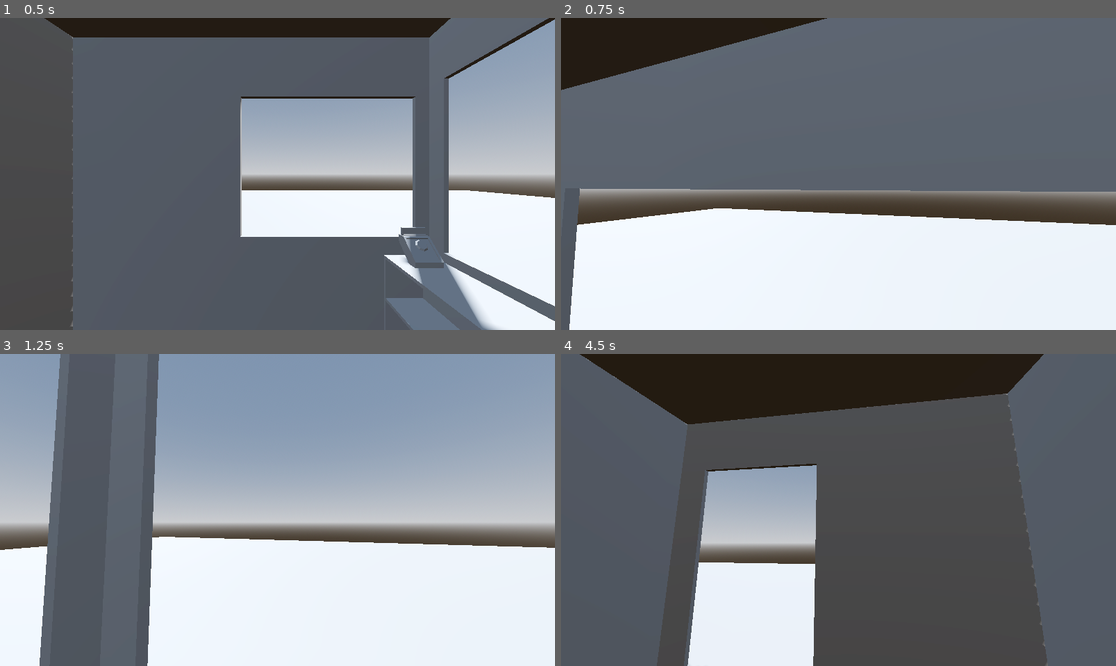
Above: before the commit, frames 1-4 (two rows, left to right).
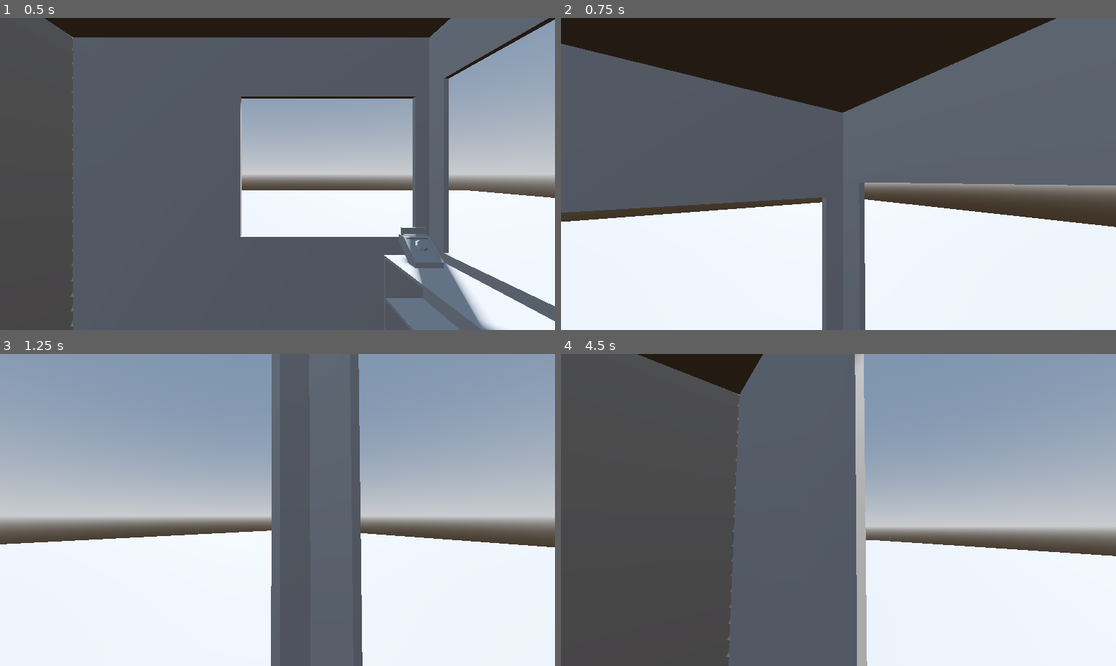
Above: after the commit, the same moments.

Repository: nidofir/ThePerfectPump
Game: Godot game, scene res://Scenes/Test3D.tscn
Same seed, same stepped clock (60 frames per second), same inputs: the game is played once before the commit and once after it. This scene is started directly instead of the project's main scene.
Inputs (mouse positions are in pixels of both pictures, inside the frame that each line leads up to):
- Up to frame 1 (0.5 s): no input
- Up to frame 2 (0.75 s): tap Enter (ui_accept) at 0.5 s; move the mouse to (866, 174) at 0.52 s; hold W (forward) from 0.53 s (still down)
- Up to frame 3 (1.25 s): keep holding W (forward); tap Enter (ui_accept) at 0.77 s
- Up to frame 4 (4.5 s): keep holding W (forward); move the mouse to (810, 510) at 1.27 s; tap Enter (ui_accept) at 1.52, 3.02, 3.77 s; move the mouse to (849, 503) at 2.02 s; move the mouse to (832, 516) at 2.77 s; move the mouse to (877, 513) at 3.52 s; move the mouse to (794, 506) at 4.27 s

Frame 1 is identical in both runs. In frame 2, 22% of the frame differs, in the area x 0-100%, y 0-100%; in frame 3, 39%; in frame 4, 74%, in the area x 3-100%, y 0-100%.

Commit message:
added car blockout

Diff:
--- a/the-perfect-pump/Scenes/Test3D.tscn
+++ b/the-perfect-pump/Scenes/Test3D.tscn
@@ -8,6 +8,7 @@
 [ext_resource type="ArrayMesh" uid="uid://chx5bq0g5sow6" path="res://Assets/3Dassets/lever.obj" id="6_lmkc4"]
 [ext_resource type="ArrayMesh" uid="uid://drcicwdgipd6u" path="res://Assets/3Dassets/buttonPanel.obj" id="7_jtqq5"]
 [ext_resource type="ArrayMesh" uid="uid://d3d3re6h33owu" path="res://Assets/3Dassets/button.obj" id="8_te1fr"]
+[ext_resource type="PackedScene" uid="uid://dwwiwfw6ycyph" path="res://Scenes/car.tscn" id="9_uokf8"]
 
 [sub_resource type="ProceduralSkyMaterial" id="ProceduralSkyMaterial_e377s"]
 sky_horizon_color = Color(0.66224277, 0.6717428, 0.6867428, 1)
@@ -90,3 +91,6 @@
 [node name="Button" type="MeshInstance3D" parent="." unique_id=903884633]
 transform = Transform3D(1, 0, 0, 0, 0.70710677, -0.70710677, 0, 0.70710677, 0.70710677, -0.22203918, 1.4414635, 1.1412702)
 mesh = ExtResource("8_te1fr")
+
+[node name="Car" parent="." unique_id=2113207317 instance=ExtResource("9_uokf8")]
+transform = Transform3D(1, 0, 0, 0, 1, 0, 0, 0, 1, 3.7288914, 0.52610254, 5.304426)
--- /dev/null
+++ b/the-perfect-pump/Scenes/car.tscn
@@ -0,0 +1,112 @@
+[gd_scene format=3 uid="uid://dwwiwfw6ycyph"]
+
+[sub_resource type="Animation" id="Animation_foosu"]
+resource_name = "Idle"
+length = 0.5000125
+loop_mode = 1
+step = 0.125
+tracks/0/type = "value"
+tracks/0/imported = false
+tracks/0/enabled = true
+tracks/0/path = NodePath("car base:position")
+tracks/0/interp = 1
+tracks/0/loop_wrap = true
+tracks/0/keys = {
+"times": PackedFloat32Array(0, 0.2, 0.5000125),
+"transitions": PackedFloat32Array(1, 1, 1),
+"update": 0,
+"values": [Vector3(0, 0.63478136, 0), Vector3(0, 0.7, 0), Vector3(0, 0.63478136, 0)]
+}
+
+[sub_resource type="Animation" id="Animation_wqo35"]
+length = 0.001
+tracks/0/type = "value"
+tracks/0/imported = false
+tracks/0/enabled = true
+tracks/0/path = NodePath("car base:position")
+tracks/0/interp = 1
+tracks/0/loop_wrap = true
+tracks/0/keys = {
+"times": PackedFloat32Array(0),
+"transitions": PackedFloat32Array(1),
+"update": 0,
+"values": [Vector3(0, 0.63478136, 0)]
+}
+tracks/1/type = "value"
+tracks/1/imported = false
+tracks/1/enabled = true
+tracks/1/path = NodePath("wheels 2:rotation")
+tracks/1/interp = 1
+tracks/1/loop_wrap = true
+tracks/1/keys = {
+"times": PackedFloat32Array(0),
+"transitions": PackedFloat32Array(1),
+"update": 0,
+"values": [Vector3(0, 0, 0)]
+}
+tracks/2/type = "value"
+tracks/2/imported = false
+tracks/2/enabled = true
+tracks/2/path = NodePath("wheels 1:rotation")
+tracks/2/interp = 1
+tracks/2/loop_wrap = true
+tracks/2/keys = {
+"times": PackedFloat32Array(0),
+"transitions": PackedFloat32Array(1),
+"update": 0,
+"values": [Vector3(0, 0, 0)]
+}
+
+[sub_resource type="Animation" id="Animation_go66d"]
+resource_name = "moving"
+length = 0.5000125
+loop_mode = 1
+step = 0.125
+tracks/0/type = "value"
+tracks/0/imported = false
+tracks/0/enabled = true
+tracks/0/path = NodePath("wheels 2:rotation")
+tracks/0/interp = 1
+tracks/0/loop_wrap = true
+tracks/0/keys = {
+"times": PackedFloat32Array(0, 0.25, 0.5000125),
+"transitions": PackedFloat32Array(1, 1, 1),
+"update": 0,
+"values": [Vector3(0, 0, 0), Vector3(0, 0, 3.1415927), Vector3(0, 0, 6.2831855)]
+}
+tracks/1/type = "value"
+tracks/1/imported = false
+tracks/1/enabled = true
+tracks/1/path = NodePath("wheels 1:rotation")
+tracks/1/interp = 1
+tracks/1/loop_wrap = true
+tracks/1/keys = {
+"times": PackedFloat32Array(0, 0.25, 0.5000125),
+"transitions": PackedFloat32Array(1, 1, 1),
+"update": 0,
+"values": [Vector3(0, 0, 0), Vector3(0, 0, 3.1415927), Vector3(0, 0, 6.2831855)]
+}
+
+[sub_resource type="AnimationLibrary" id="AnimationLibrary_go66d"]
+_data = {
+&"Idle": SubResource("Animation_foosu"),
+&"RESET": SubResource("Animation_wqo35"),
+&"moving": SubResource("Animation_go66d")
+}
+
+[node name="Car" type="Node3D" unique_id=2113207317]
+
+[node name="car base" type="CSGBox3D" parent="." unique_id=361025037]
+transform = Transform3D(3.668838, 0, 0, 0, 1, 0, 0, 0, 1.6240697, 0, 0.63478136, 0)
+
+[node name="car top" type="CSGBox3D" parent="car base" unique_id=1521628240]
+transform = Transform3D(0.5942139, 0, 0, 0, 0.70203054, 0, 0, 0, 0.8597999, 0, 0.77649057, 0)
+
+[node name="wheels 1" type="CSGBox3D" parent="." unique_id=17544661]
+transform = Transform3D(0.6614408, 0, 0, 0, 0.64045215, 0, 0, 0, 2.0062082, 0.99289024, 0.29263663, 0)
+
+[node name="wheels 2" type="CSGBox3D" parent="." unique_id=129398154]
+transform = Transform3D(0.6614408, 0, 0, 0, 0.64045215, 0, 0, 0, 2.0062082, -0.9995992, 0.29263663, 0)
+
+[node name="AnimationPlayer" type="AnimationPlayer" parent="." unique_id=2145502429]
+libraries/ = SubResource("AnimationLibrary_go66d")
--- a/the-perfect-pump/Scripts/player.gd
+++ b/the-perfect-pump/Scripts/player.gd
@@ -3,7 +3,7 @@
 
 const SPEED = 5.0
 const JUMP_VELOCITY = 4.5
-const SENSITIVITY = 0.02
+const SENSITIVITY = 0.01
 const BOB_FREQ=2.0
 const BOB_AMP=0.08
 var t_bob=0.0
